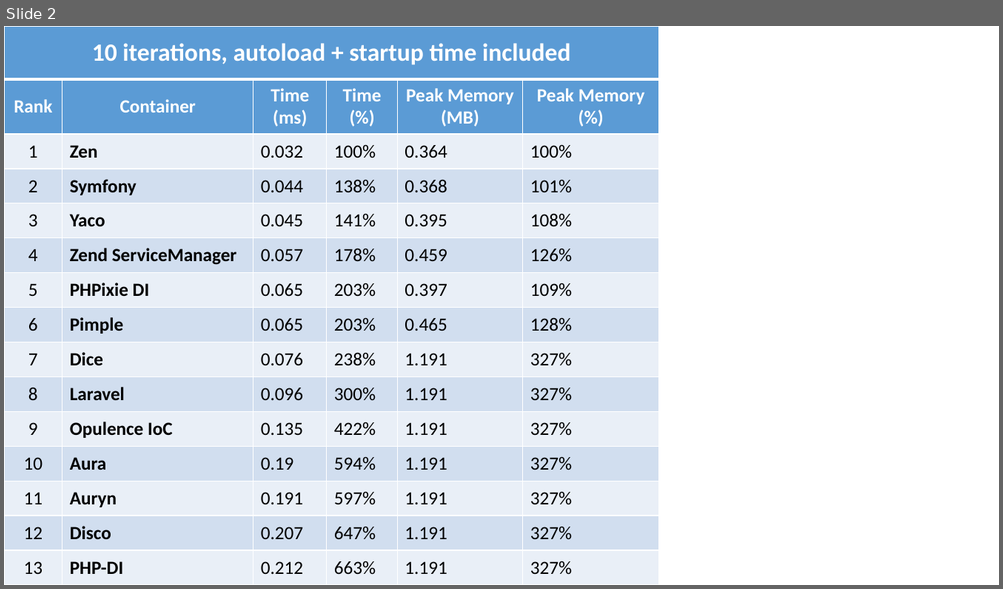
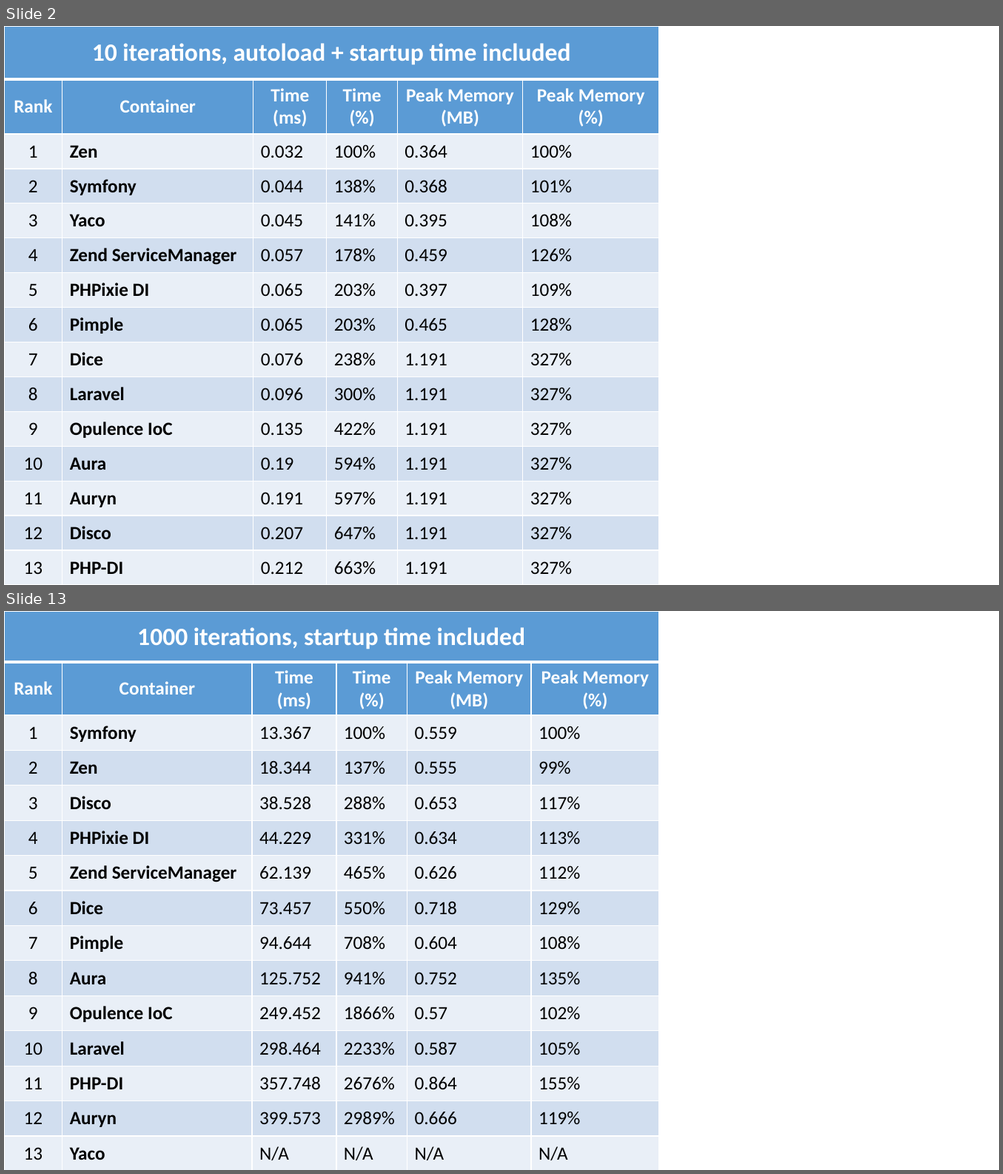
Before and after one commit to kocsismate/kocsismate.github.io, a slide deck: assets/image/2017-01-20-benchmark-for-some-popular-di-containers/results.pptx. Shown one above the other, each under a label of ours: slide 2 before the commit, slides 2 and 13 after it; the slides between them are not shown. The pictures are 1003x589 and 1003x1174 pixels, drawn with LibreOffice and Linux fonts; fonts in the diff are those of the drawing. Boxes give left, top, right and bottom in pixels: in the first picture for what was removed or moved away, otherwise in the second. Text is boxed around its words. In the diff, an @@ line names an element or a change of style, - is before the commit and + after.

```diff
--- a/assets/image/2017-01-20-benchmark-for-some-popular-di-containers/results.pptx
+++ b/assets/image/2017-01-20-benchmark-for-some-popular-di-containers/results.pptx
@@ slide 13 added at (4, 611, 999, 1170), background #FFFFFF @@
@@ table added at (4, 611, 658, 1170), 15 rows, 6 columns @@
+1000 iterations, startup time included |  |  |  |  | 
+Rank | Container | Time (ms) | Time (%) | Peak Memory (MB) | Peak Memory (%)
+1 | Symfony | 13.367 | 100% | 0.559 | 100%
+2 | Zen | 18.344 | 137% | 0.555 | 99%
+3 | Disco | 38.528 | 288% | 0.653 | 117%
+4 | PHPixie DI | 44.229 | 331% | 0.634 | 113%
+5 | Zend ServiceManager | 62.139 | 465% | 0.626 | 112%
+6 | Dice | 73.457 | 550% | 0.718 | 129%
+7 | Pimple | 94.644 | 708% | 0.604 | 108%
+8 | Aura | 125.752 | 941% | 0.752 | 135%
+9 | Opulence IoC | 249.452 | 1866% | 0.57 | 102%
+10 | Laravel | 298.464 | 2233% | 0.587 | 105%
+11 | PHP-DI | 357.748 | 2676% | 0.864 | 155%
+12 | Auryn | 399.573 | 2989% | 0.666 | 119%
+13 | Yaco | N/A | N/A | N/A | N/A
```
Also in this commit, not shown: 1 slide changed, 16 other slides added, 19 other files.
